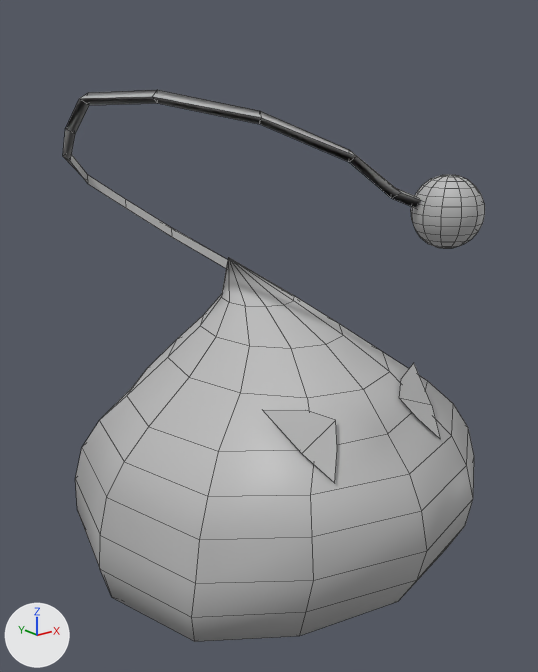
The FBX model Assets/Game/Character/Enemies/WaterJelly/Models/MasterJelly.fbx: old version first, new version second.
Before and after are seen from a 50 mm camera at (-3.66, -4.41, 3.84) aimed at (0.0, 0.16, 2.01). Every picture has the same lights, and +X, +Y and +Z are marked at lower left. Mesh edges are drawn as thin lines. Where no turn or scale is listed for an object, it has been applied to the vertices.
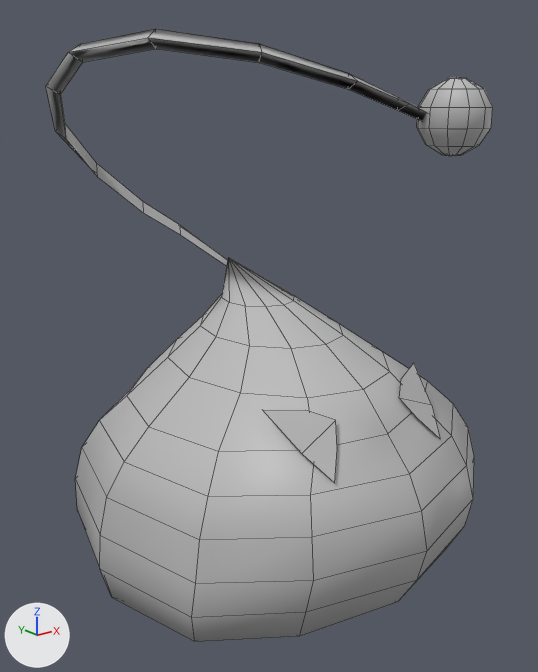
Where the change shows, as pixel boxes (x1, y1, x2, y2) in the pictures (538 x 672 px):
'polySurface1', reshaped (11% taller)
    before: (63, 90, 485, 642)
    after: (46, 29, 493, 642)
part 1 of me_mesh, rebuilt (6% wider, 33% taller)
    before: (63, 90, 422, 268)
    after: (46, 29, 427, 266)
part 2 of me_mesh, cut back
    before: (411, 175, 485, 217)
    after: (447, 77, 461, 156)

What the commit changed:
me_mesh is used by ob_polysurface1; location (0.0, 0.0, 0.0).
me_mesh had 316 vertices, 325 faces and spanned x -1.7..1.7, y -1.59..2.01, z 0.0..3.92.
me_mesh now has 256 vertices, 265 faces and spans x -1.7..1.7, y -1.59..1.65, z 0.0..4.29.
me_mesh part 1: the loose piece of 36 vertices spanning x -1.29..0.84, y -0.96..2.01, z 2.47..3.92 is rebuilt with 36 vertices and now spans x -1.35..0.83, y -0.94..1.65, z 2.49..4.29.
Part 2, on me_mesh:
61 vertices are removed from x 0.55..1.07, y -1.18..-0.66, z 3.14..3.34.
72 faces are deleted.
13 vertices in x 0.74..0.88, y -0.99..-0.85, z 2.81..2.82 move by (0.0, 0.0, 0.66).
60 vertices move from x 0.54..1.08, y -1.19..-0.65, z 2.84..3.08 to x 0.55..1.07, y -1.18..-0.66, z 3.55..4.0.
1 vertex is added at (0.81, -0.92, 4.01).
12 new faces join them.
